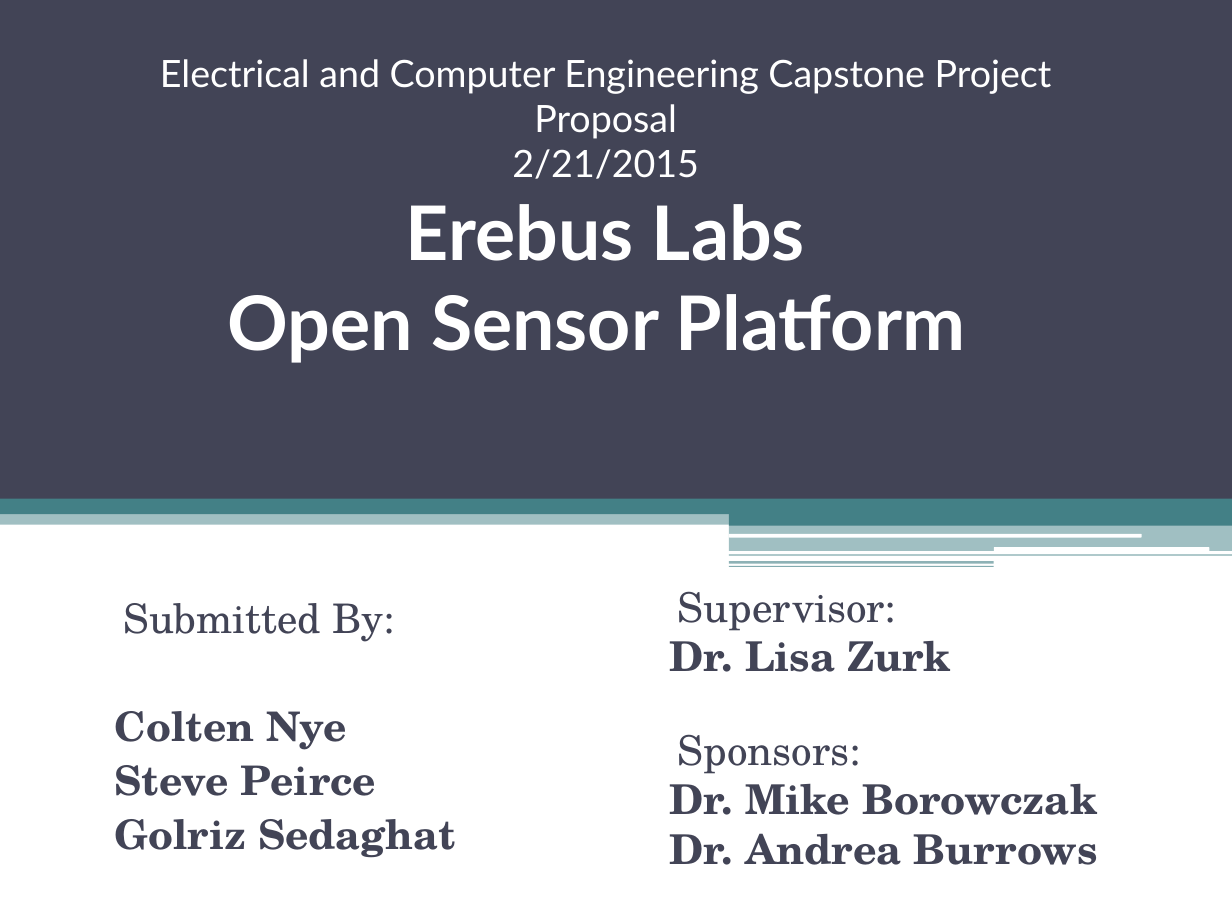
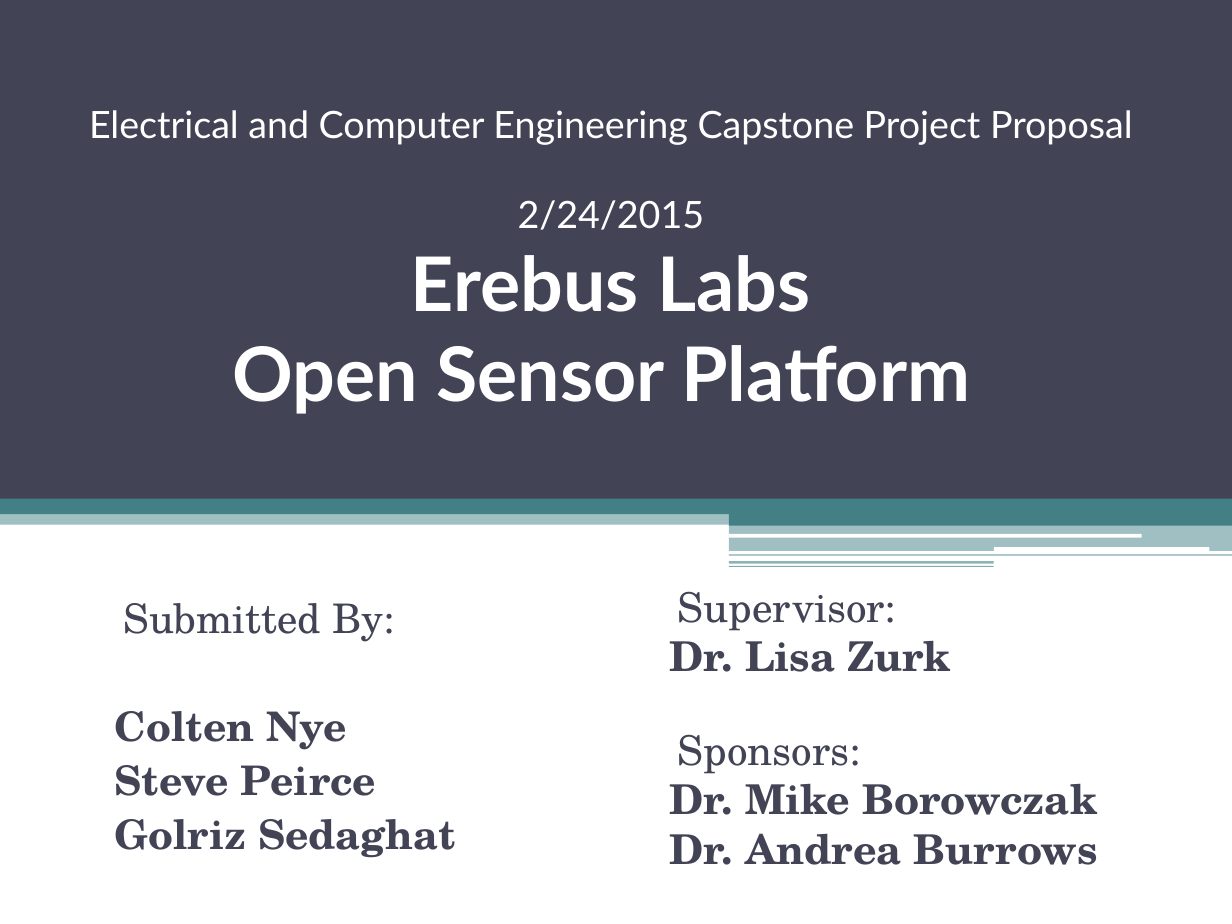
Before and after one commit to erebus-labs/sense_platform, a slide deck: slide 1 of Project Flow Documents/Project Documents/Powerpoint.pptx. Drawn at 1232x924 pixels with LibreOffice and Linux fonts; fonts in the diff are those of the drawing. Boxes give left, top, right and bottom in pixels: in the first picture for what was removed or moved away, otherwise in the second. Text is boxed around its words. In the diff, an @@ line names an element or a change of style, - is before the commit and + after.

```diff
--- a/Project Flow Documents/Project Documents/Powerpoint.pptx
+++ b/Project Flow Documents/Project Documents/Powerpoint.pptx
@@ title at [89,110,1133,414]: text changed @@
-Electrical and Computer Engineering Capstone Project Proposal
-2/21/2015
-Erebus Labs
-Open Sensor Platform
+Electrical and Computer Engineering Capstone Project Proposal
+2/24/2015
+Erebus Labs
+Open Sensor Platform
```
Also in this commit, not shown: 2 other slides changed, 13 slides added, 5 slides removed, 3 other files.
